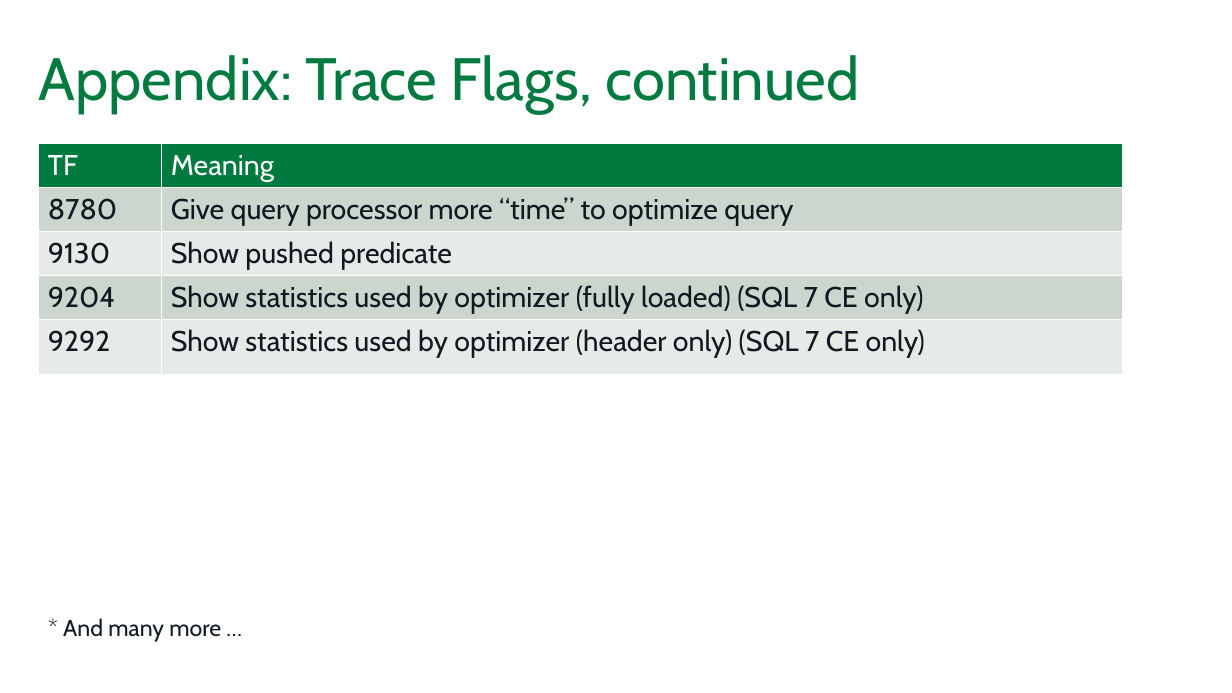
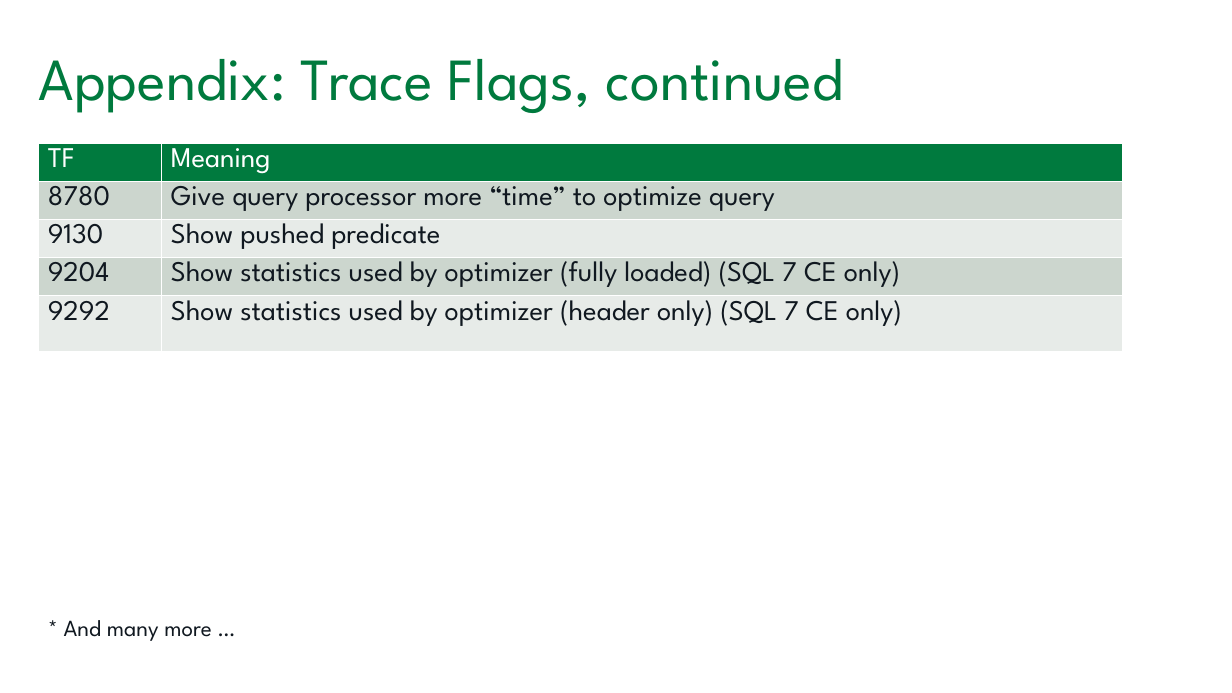
Before and after one commit to tf3604/OptimizerPresentation, a slide deck: slide 61 of Optimizer.pptx. Drawn at 1232x693 pixels with LibreOffice and Linux fonts; fonts in the diff are those of the drawing; background and template pictures are left out. Boxes give left, top, right and bottom in pixels: in the first picture for what was removed or moved away, otherwise in the second. Text is boxed around its words. In the diff, an @@ line names an element or a change of style, - is before the commit and + after.

Commit message:
Change slide deck font.

```diff
--- a/Optimizer.pptx
+++ b/Optimizer.pptx
@@ title "Appendix: Trace Flags, continued" at (39, 59, 844, 113): font Cabin to League Spartan @@
@@ table at (38, 143, 1122, 373) @@
@@ font Cabin to League Spartan @@
@@ text "* And many more …" at (64, 620, 212, 641): font Cabin to League Spartan @@
```
Also in this commit, not shown: 64 other slides changed.
